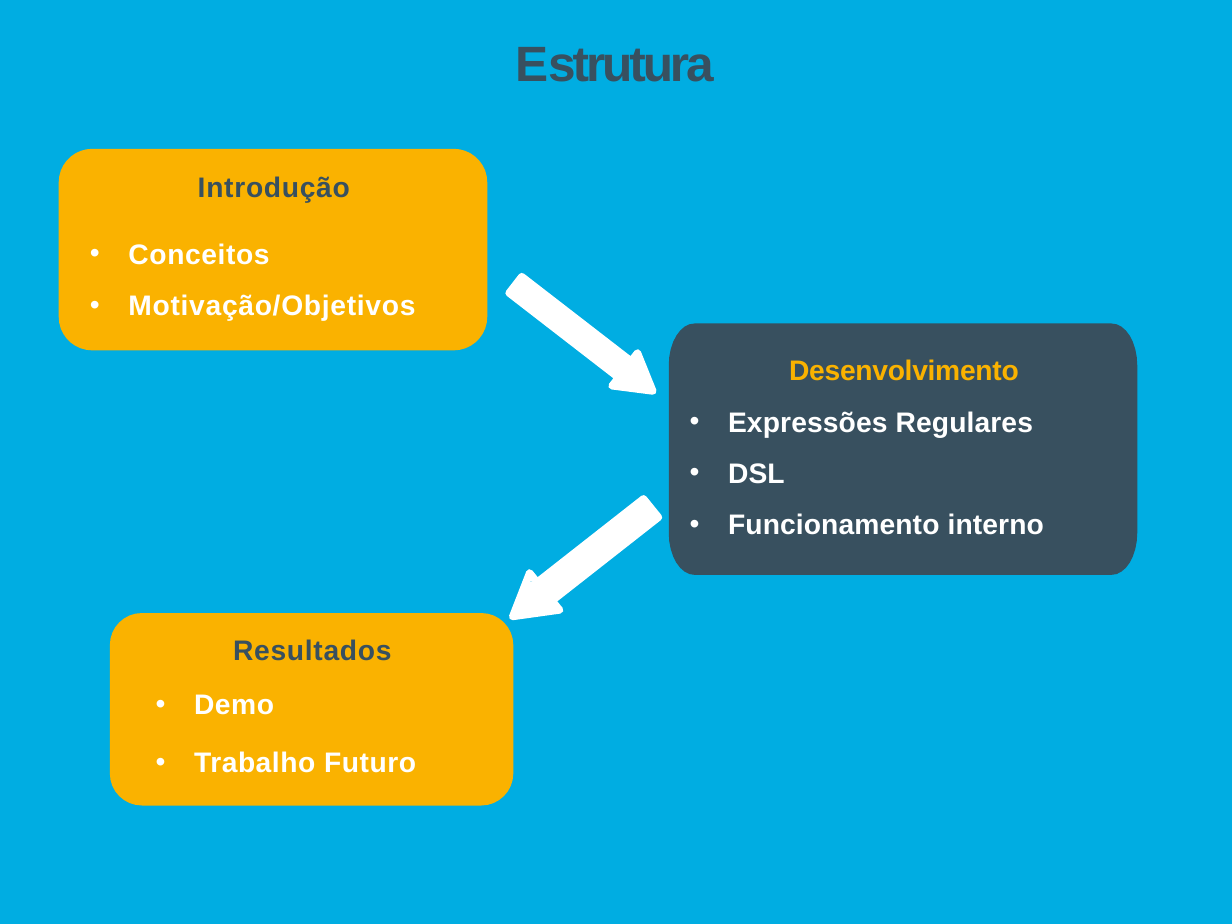
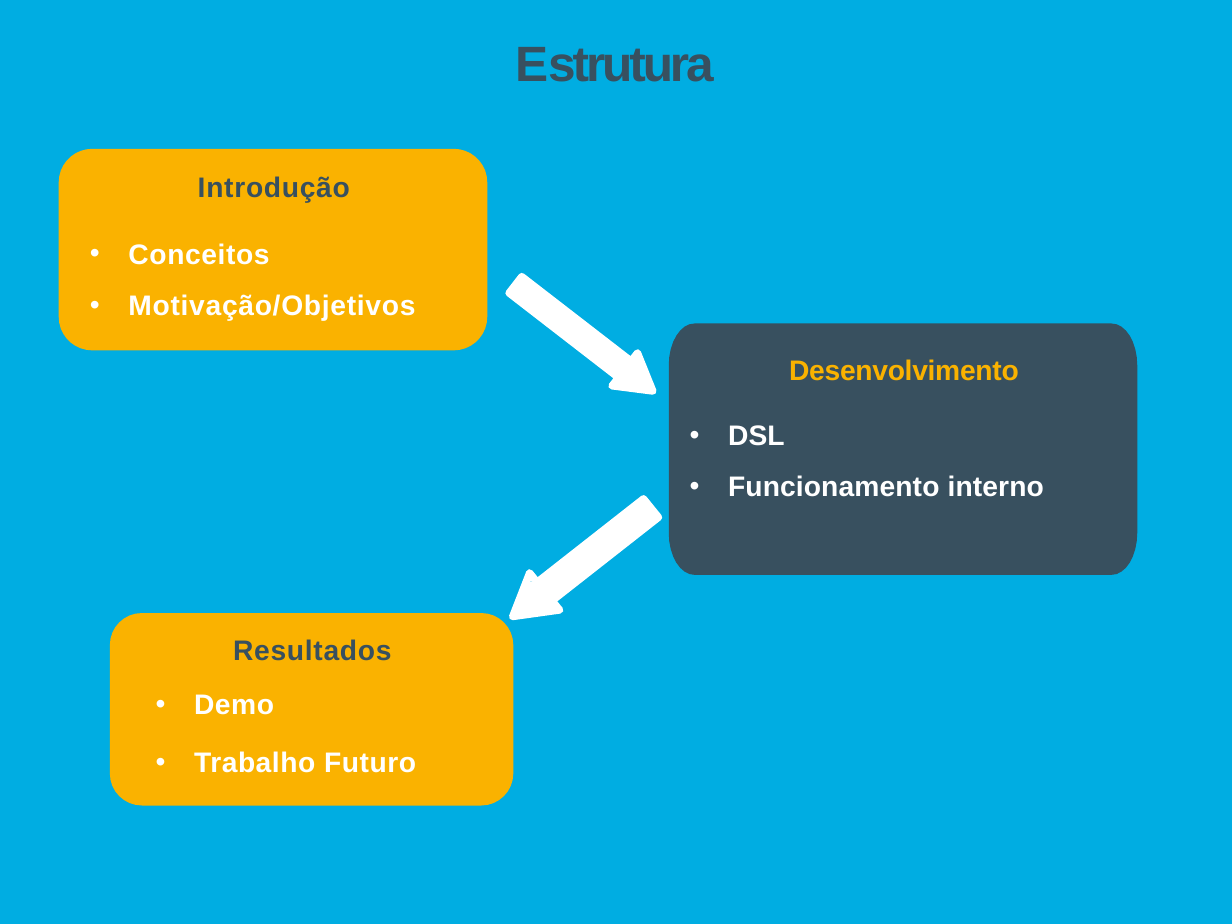
Before and after one commit to Tibblue/PLC, a slide deck: slide 2 of LEI/apresentações/apresLEI.pptx. Drawn at 1232x924 pixels with LibreOffice and Linux fonts; fonts in the diff are those of the drawing. Boxes give left, top, right and bottom in pixels: in the first picture for what was removed or moved away, otherwise in the second. Text is boxed around its words. In the diff, an @@ line names an element or a change of style, - is before the commit and + after.

```diff
--- a/LEI/apresentações/apresLEI.pptx
+++ b/LEI/apresentações/apresLEI.pptx
@@ text "DSL" moved from (x1=728, y1=411, x2=1044, y2=535) to (x1=728, y1=425, x2=1044, y2=497) @@
@@ text at (x1=728, y1=411, x2=1033, y2=438): paragraph removed @@
-• Expressões Regulares
```
Also in this commit, not shown: 2 other slides changed.
